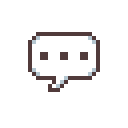
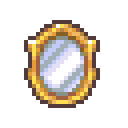
Comparing the layer stacks of the two 128 × 128 images. Changes:
added layer "Layer 17" above "Layer 16" over [24, 20, 100, 108]
hid "Layer 16" over [28, 32, 100, 92]
